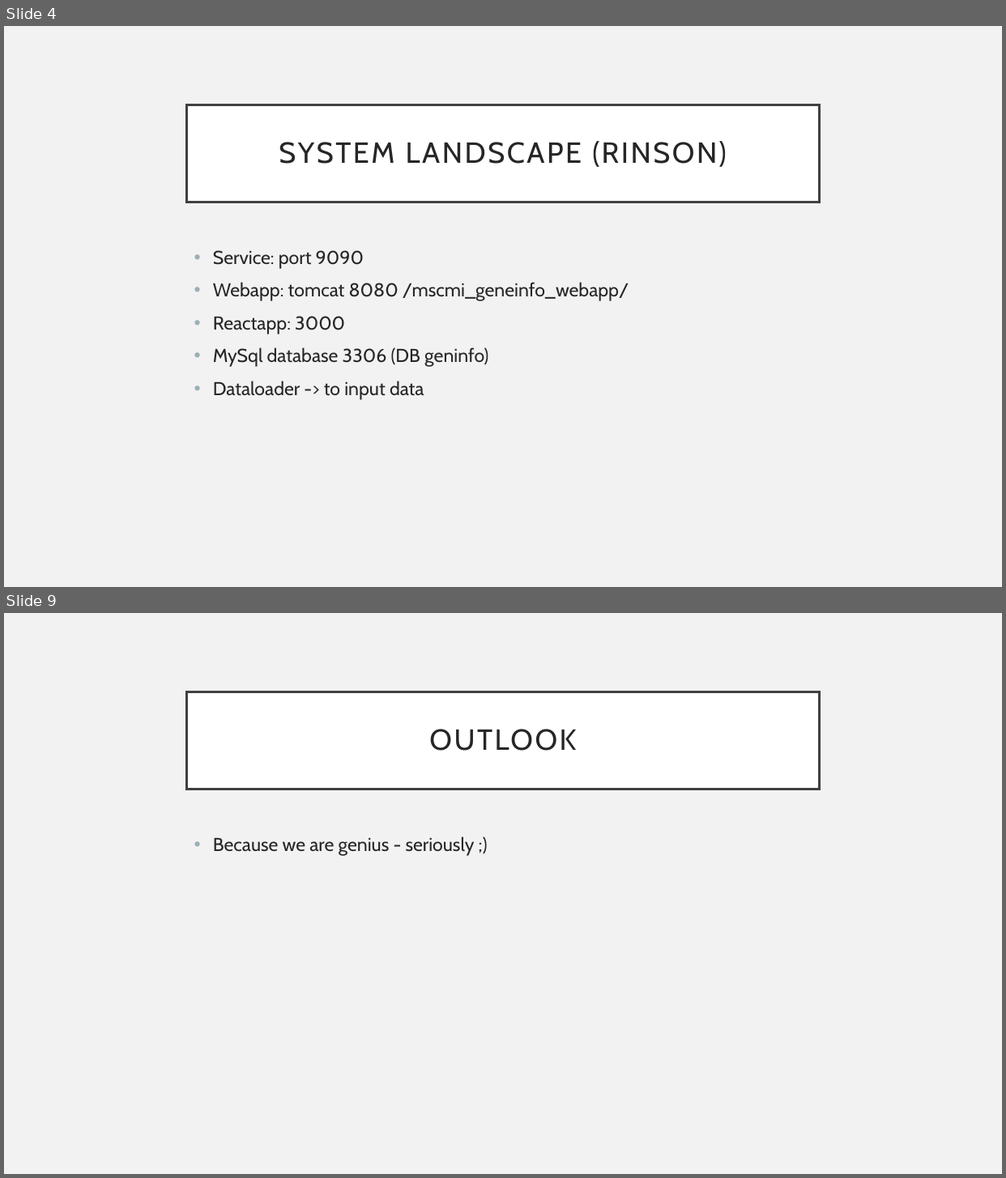
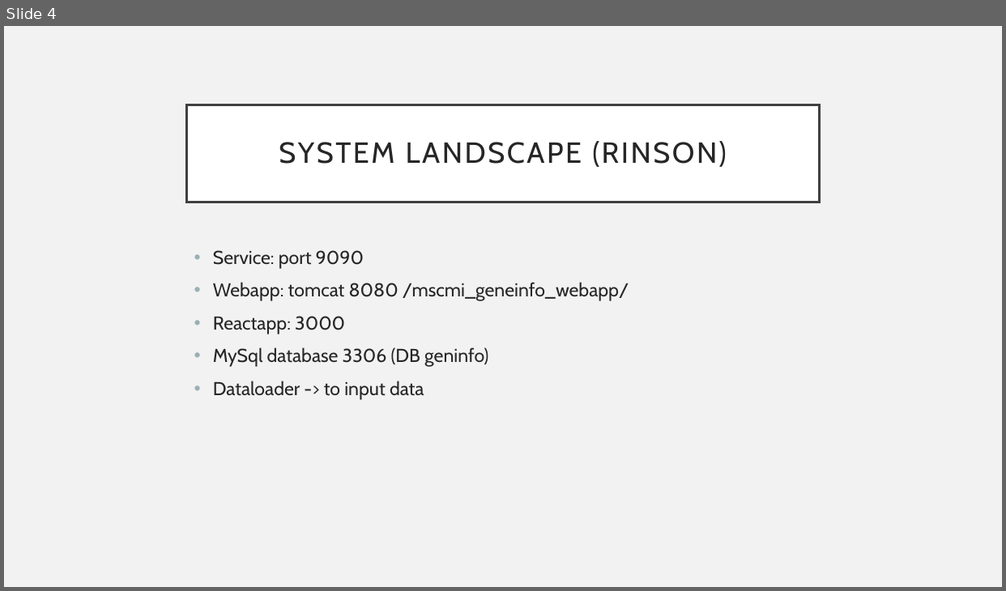
Before and after one commit to G43beli/GENEius, a slide deck: docs/Presentation.pptx. Shown one above the other, each under a label of ours: slides 4 and 9 before the commit, slide 4 after it; the slides between them are not shown. The pictures are 1006x1178 and 1006x591 pixels, drawn with LibreOffice and Linux fonts; fonts in the diff are those of the drawing. Boxes give left, top, right and bottom in pixels: in the first picture for what was removed or moved away, otherwise in the second. Text is boxed around its words. In the diff, an @@ line names an element or a change of style, - is before the commit and + after.

```diff
--- a/docs/Presentation.pptx
+++ b/docs/Presentation.pptx
@@ slide 9 removed at [4, 613, 1002, 1174], background #F2F2F2 @@
@@ title removed at [187, 692, 819, 789] @@
-OUTLOOK
@@ text removed at [213, 837, 475, 856] @@
-• Because we are genius - seriously ;)
```
Also in this commit, not shown: 6 slides changed, 6 slides added, 3 other files.
